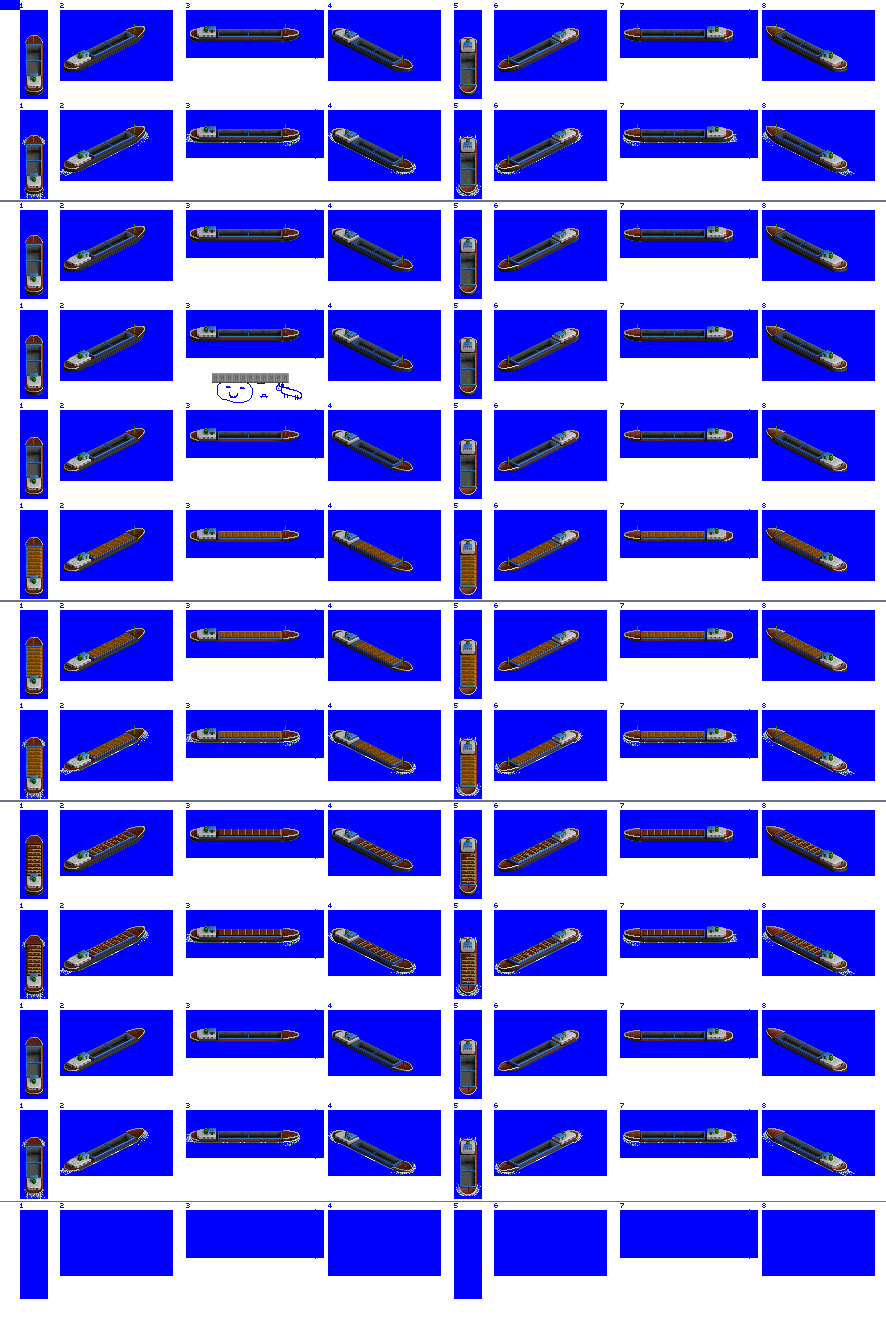
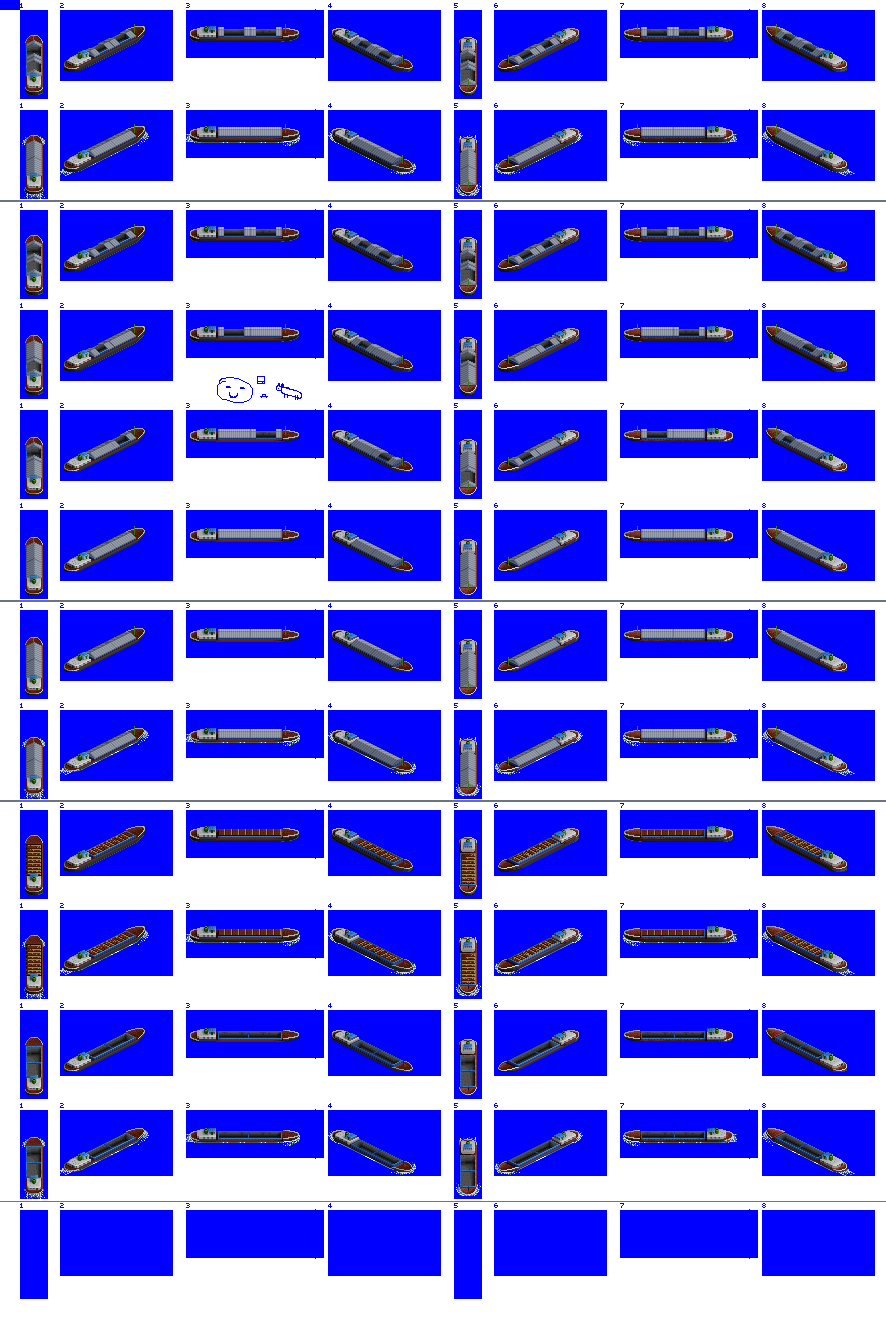
Layer changes from the first 886 x 1330 image to the second:
added layer "canopy copy" above "canopy" over [26, 27, 826, 787]
hid "Hatches Overlay" over [27, 373, 824, 786]
